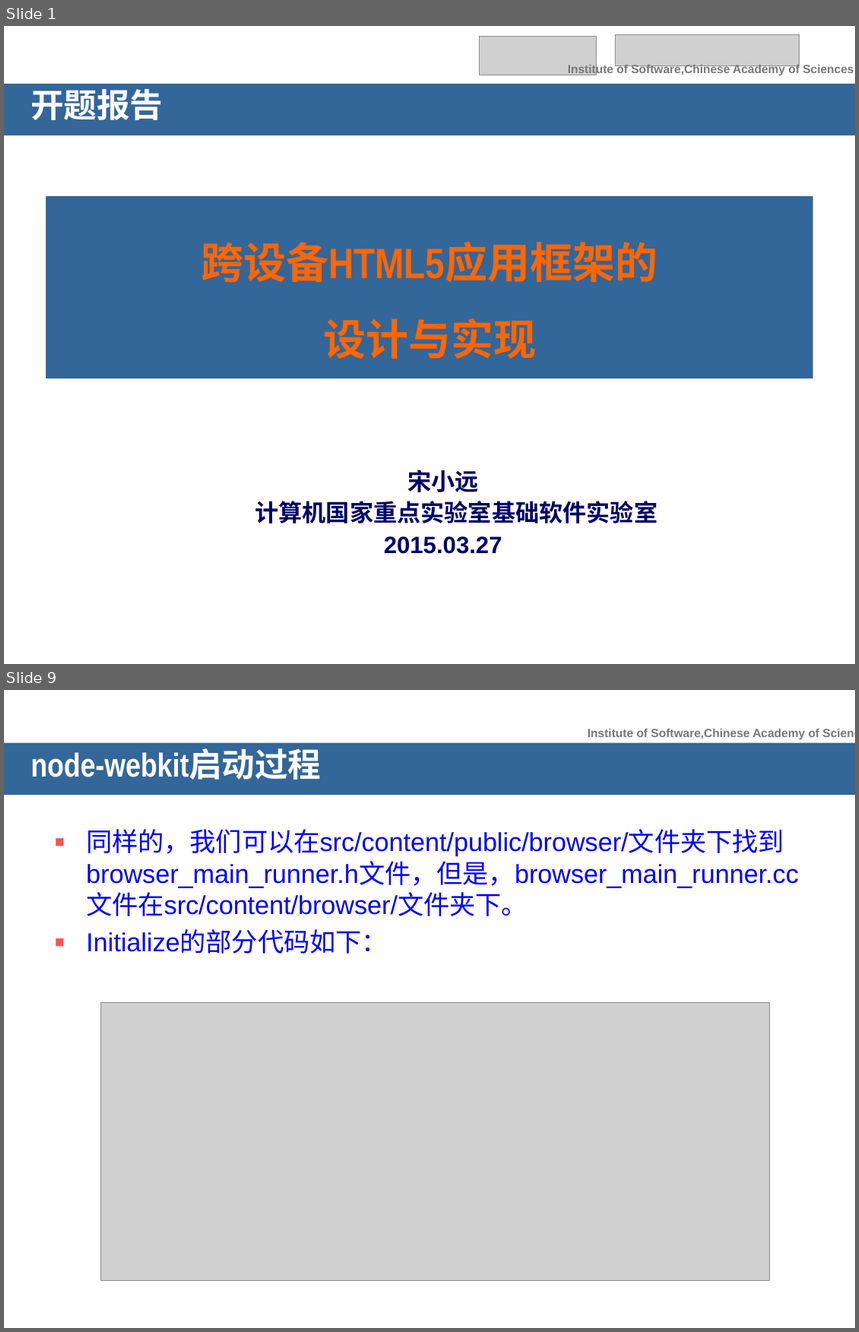
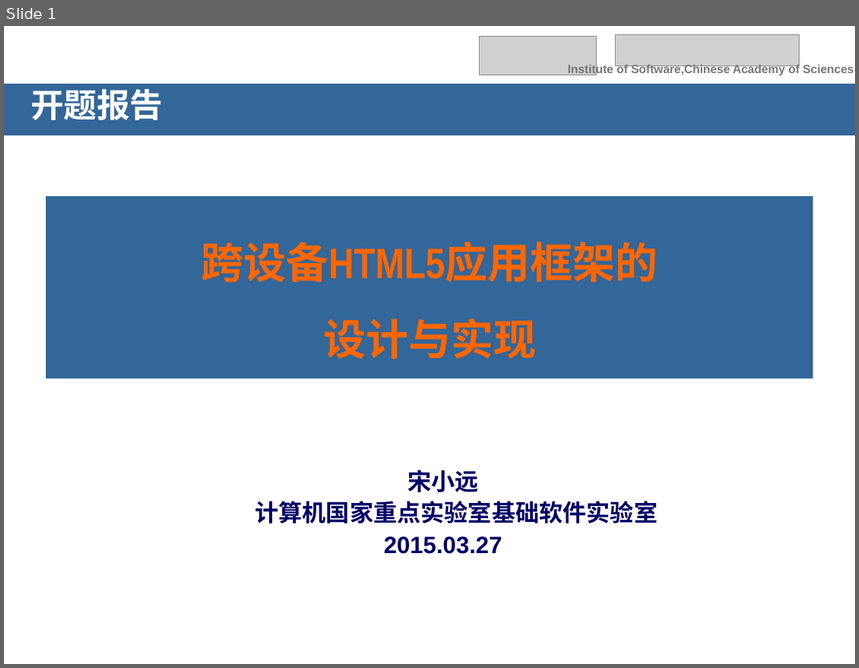
Before and after one commit to songxiaoyuan/MyOrdinaryFiles, a slide deck: 开题报告/开题报告_宋小远.ppt. Shown one above the other, each under a label of ours: slides 1 and 9 before the commit, slide 1 after it; the slides between them are not shown. The pictures are 859x1332 and 859x668 pixels, drawn with LibreOffice and Linux fonts; fonts in the diff are those of the drawing; grey boxes stand for pictures; background and template pictures are left out. Boxes give left, top, right and bottom in pixels: in the first picture for what was removed or moved away, otherwise in the second. Text is boxed around its words. In the diff, an @@ line names an element or a change of style, - is before the commit and + after.

```diff
--- a/开题报告/开题报告_宋小远.ppt
+++ b/开题报告/开题报告_宋小远.ppt
@@ slide 9 removed at bbox=[4, 690, 855, 1328], background picture (left out) @@
@@ text removed at bbox=[588, 729, 820, 739] @@
-Institute of Software,Chinese Academy of Sciences
@@ title removed at bbox=[4, 742, 855, 795] @@
-node-webkit启动过程
@@ text removed at bbox=[86, 829, 799, 954] @@
-▪ 同样的，我们可以在src/content/public/browser/文件夹下找到browser_main_runner.h文件，但是，browser_main_runner.cc文件在src/content/browser/文件夹下。
-▪ Initialize的部分代码如下：
@@ picture removed at bbox=[101, 1002, 769, 1281] @@
```
Also in this commit, not shown: 8 slides changed, 12 slides added, 11 other slides removed, 15 other files.
